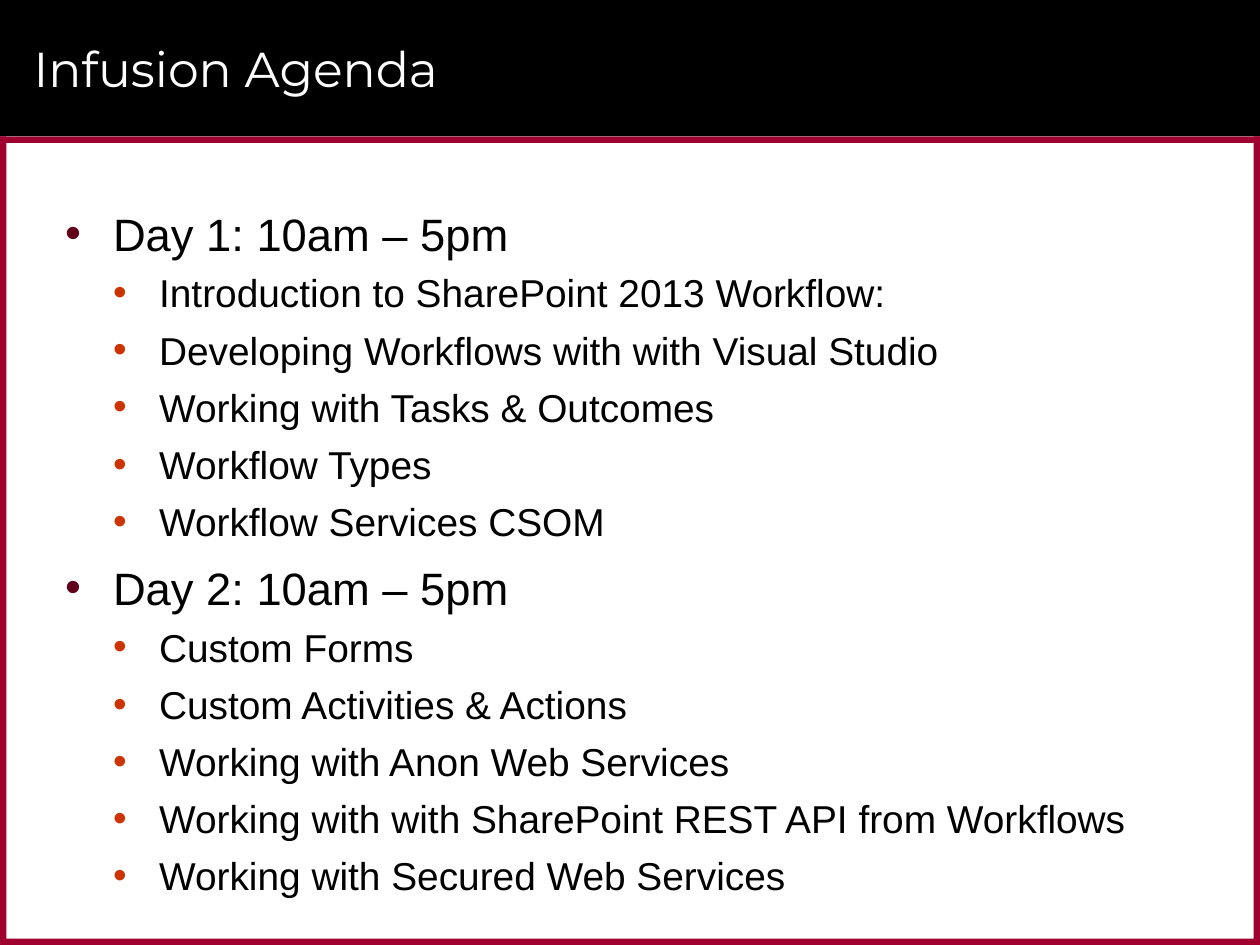
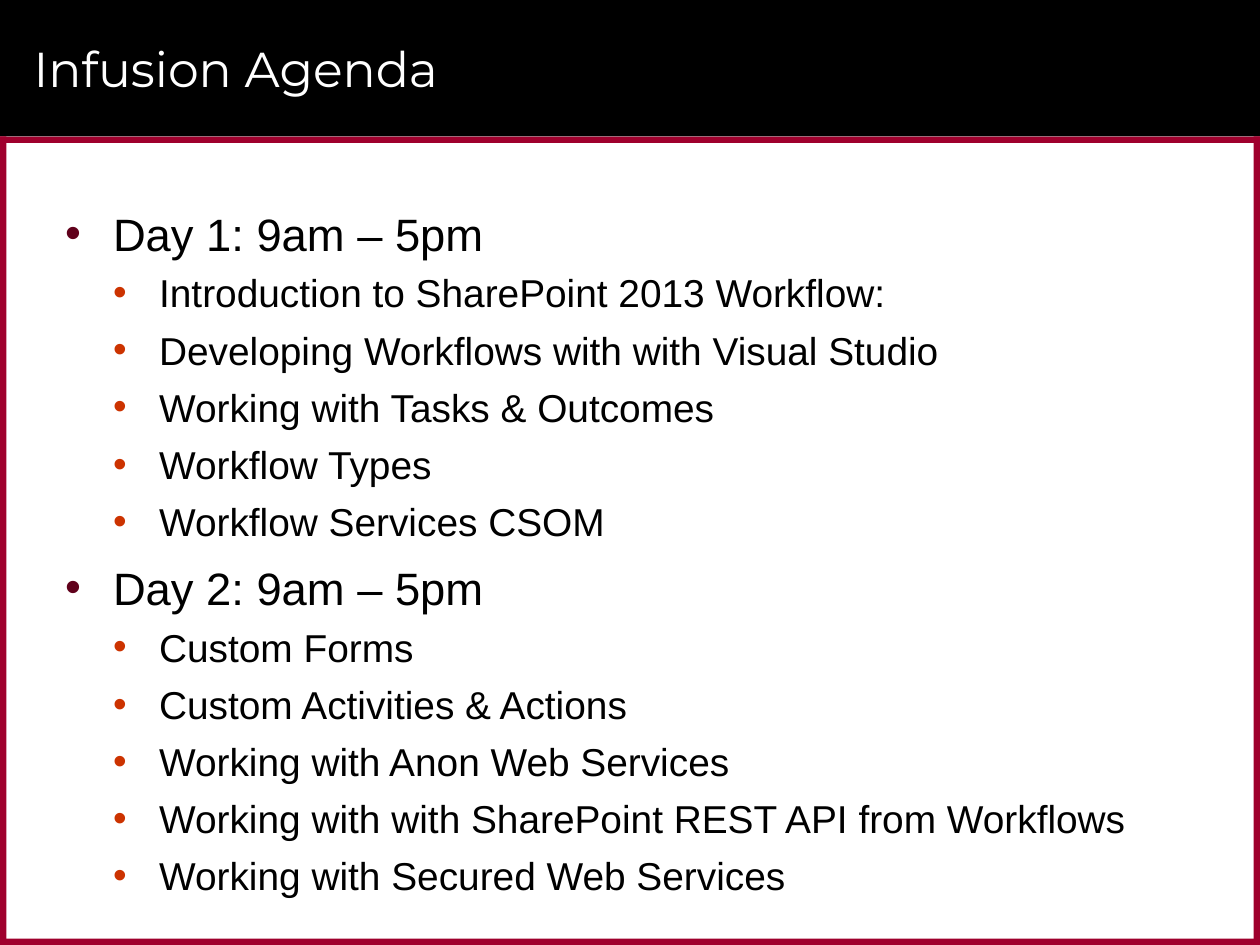
Before and after one commit to andrewconnell/infusion-workflow, a slide deck: slide 3 of Presentations/day-01.pptx. Drawn at 1260x945 pixels with LibreOffice and Linux fonts; fonts in the diff are those of the drawing; background and template pictures are left out. Boxes give left, top, right and bottom in pixels: in the first picture for what was removed or moved away, otherwise in the second. Text is boxed around its words. In the diff, an @@ line names an element or a change of style, - is before the commit and + after.

```diff
--- a/Presentations/day-01.pptx
+++ b/Presentations/day-01.pptx
@@ text at <box>113,219,483,260</box>: text changed @@
-• Day 1: 10am – 5pm
+• Day 1: 9am – 5pm
@@ text at <box>113,573,483,614</box>: text changed @@
-• Day 2: 10am – 5pm
+• Day 2: 9am – 5pm
```
Also in this commit, not shown: 1 other slide changed, 1 other file.
